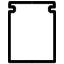
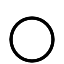
The second w=64, h=64 image is a revision of the first. Changes to its layers:
added layer "PetEpiceV2" above "PotGrand" over 8, 1, 56, 64
hid "PotGrand" over 8, 1, 56, 64
